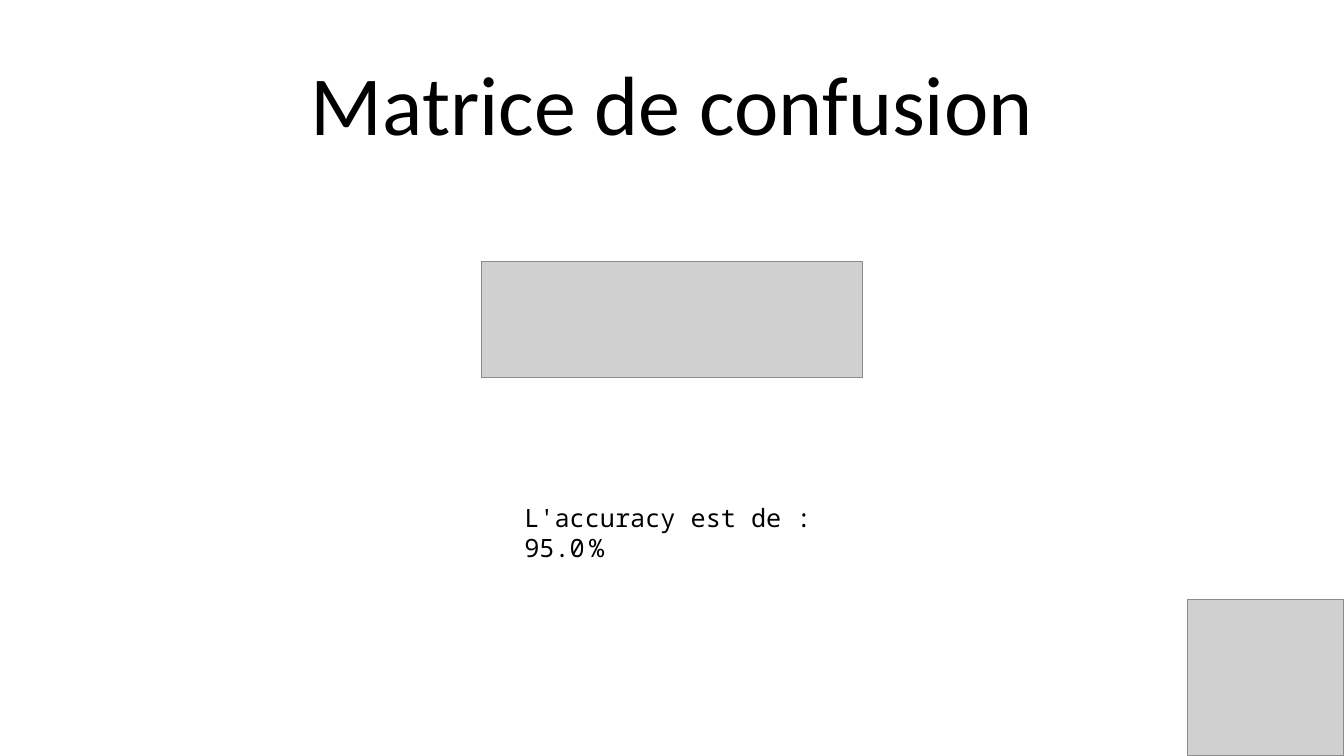
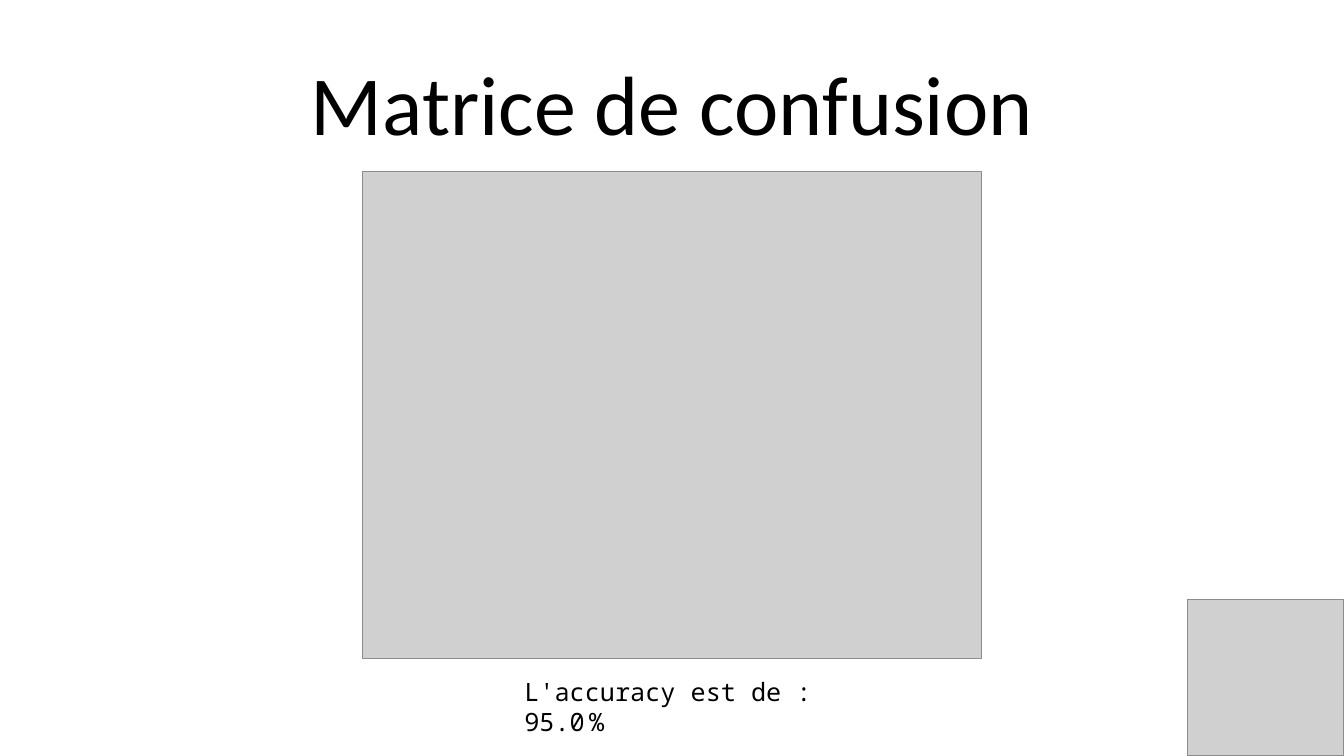
Before and after one commit to Julien-paulet/Projet_6, a slide deck: slide 19 of Présentation Projet 6.pptx (slide 20 before the commit). Drawn at 1344x756 pixels with LibreOffice and Linux fonts; fonts in the diff are those of the drawing; grey boxes stand for pictures. Boxes give left, top, right and bottom in pixels: in the first picture for what was removed or moved away, otherwise in the second. Text is boxed around its words. In the diff, an @@ line names an element or a change of style, - is before the commit and + after.

```diff
--- a/Présentation Projet 6.pptx
+++ b/Présentation Projet 6.pptx
@@ picture added at [363, 171, 982, 658] @@
@@ picture removed at [481, 262, 863, 378] @@
@@ text "L'accuracy est de : 95.0 ...": place and size @@
-text "L'accuracy est de : 95.0 ..." at [524, 508, 781, 558]
+text "L'accuracy est de : 95.0 ..." at [524, 682, 781, 732]
```
Also in this commit, not shown: 2 other slides changed, 3 slides added, 3 slides removed.
